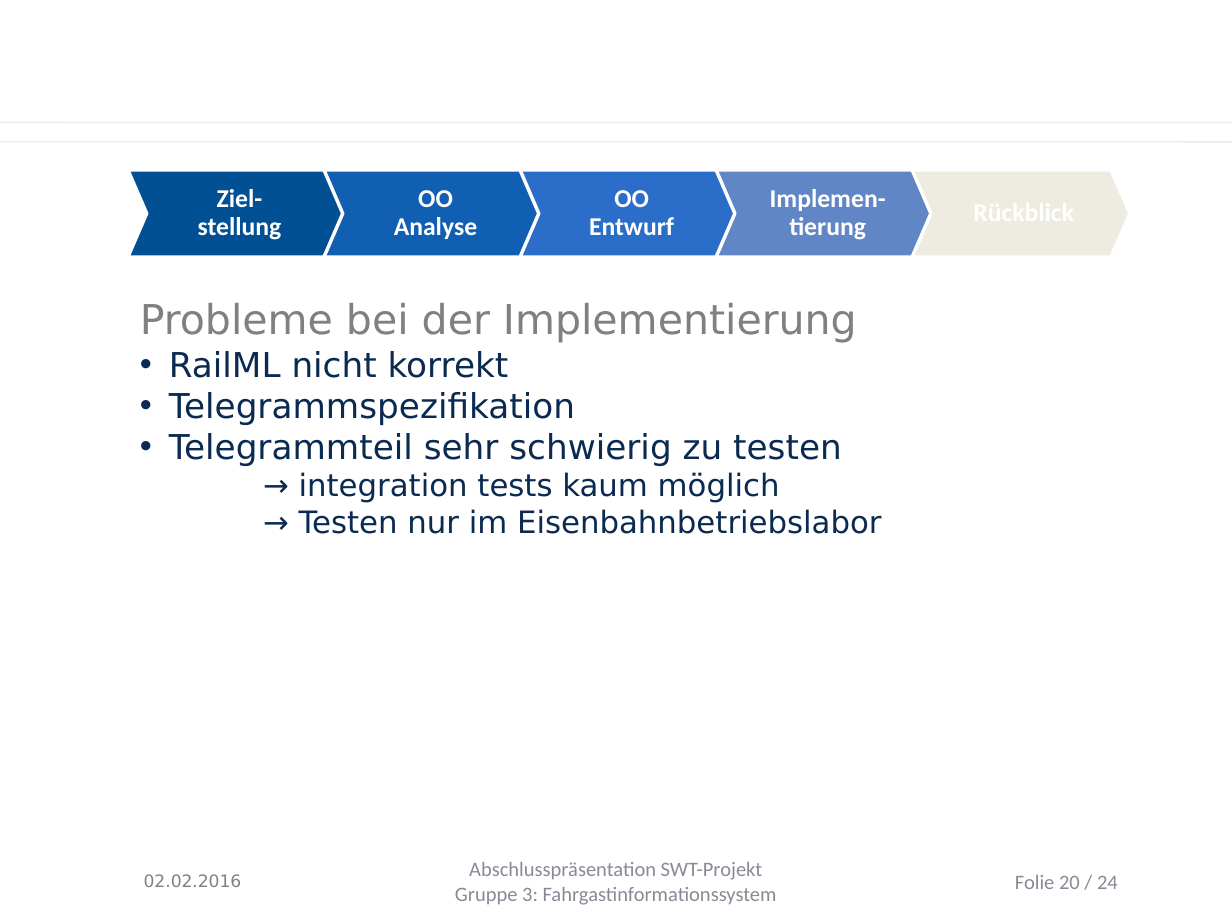
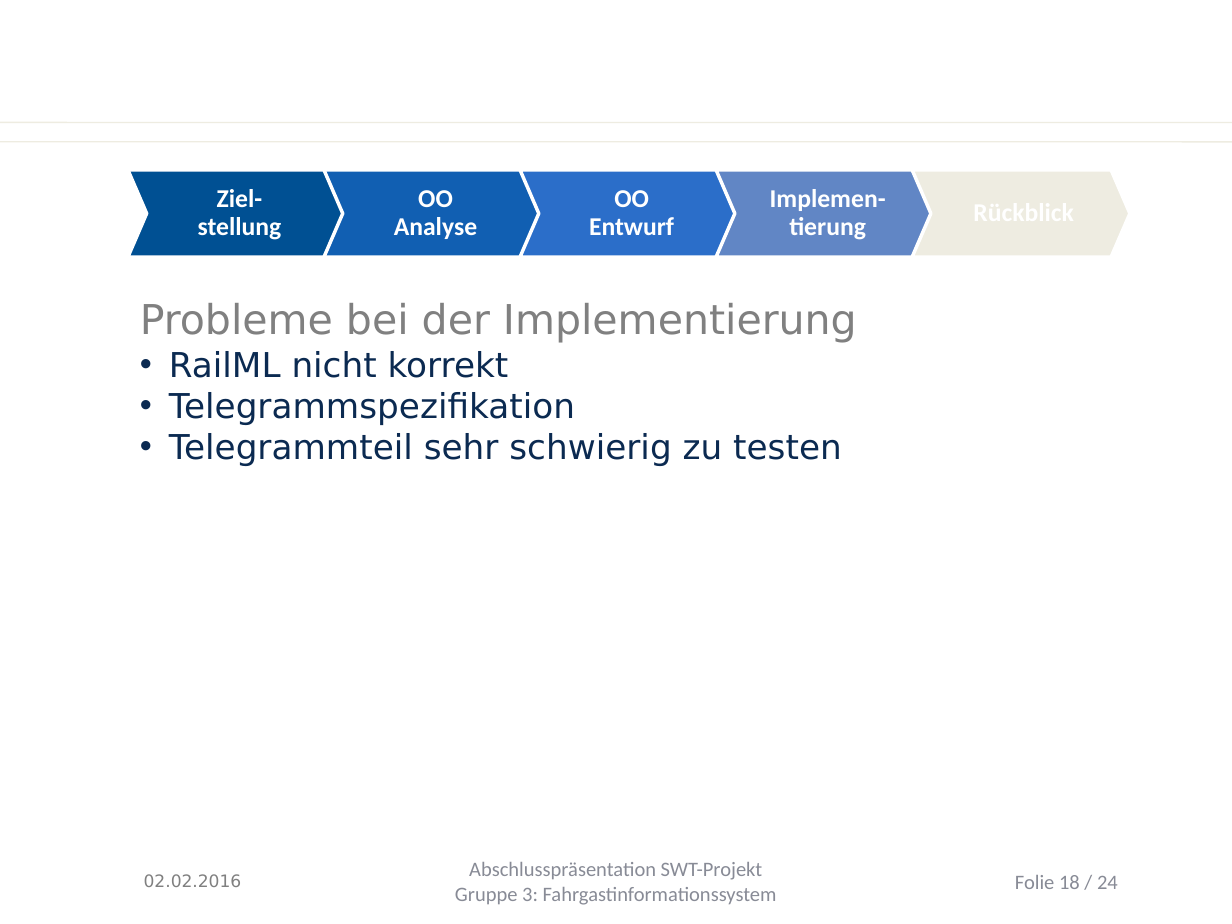
Before and after one commit to Juu98/fahrgastinformationssystem, a slide deck: slide 18 of organisation/Endpräsentation/abschlusspraesentation.pptx (slide 20 before the commit). Drawn at 1232x924 pixels with LibreOffice and Linux fonts; fonts in the diff are those of the drawing; background and template pictures are left out. Boxes give left, top, right and bottom in pixels: in the first picture for what was removed or moved away, otherwise in the second. Text is boxed around its words. In the diff, an @@ line names an element or a change of style, - is before the commit and + after.

```diff
--- a/organisation/Endpräsentation/abschlusspraesentation.pptx
+++ b/organisation/Endpräsentation/abschlusspraesentation.pptx
@@ text at box(299, 472, 881, 534): paragraphs removed @@
-→ integration tests kaum möglich
-→ Testen nur im Eisenbahnbetriebslabor
@@ page number at box(1015, 875, 1118, 889): text changed @@
-Folie 20 / 24
+Folie 18 / 24
```
Also in this commit, not shown: 1 other slide changed, 2 slides removed.
